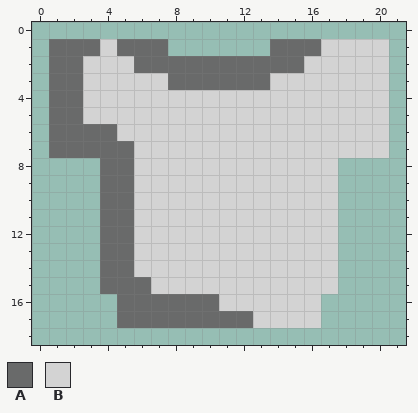
One commit to this pixel-art file: AspriteAssets/Shirt Blank.aseprite. The picture above is the old version.
22x19 pixels, 1 frame.
Palette (. is transparent): A #696a6a  B #d3d3d3
Pixels before, first column x 1:
 1 AAABAAA......AAABBBB
 2 AABBBAAAAAAAAAABBBBB
 3 AABBBBBAAAAAABBBBBBB
 4 AABBBBBBBBBBBBBBBBBB
 5 AABBBBBBBBBBBBBBBBBB
 6 AAAABBBBBBBBBBBBBBBB
 7 AAAAABBBBBBBBBBBBBBB
 8 ...AABBBBBBBBBBBB...
 9 ...AABBBBBBBBBBBB...
10 ...AABBBBBBBBBBBB...
11 ...AABBBBBBBBBBBB...
12 ...AABBBBBBBBBBBB...
13 ...AABBBBBBBBBBBB...
14 ...AABBBBBBBBBBBB...
15 ...AAABBBBBBBBBBB...
16 ....AAAAAABBBBBB....
17 ....AAAAAAAABBBB....
And afterwards:
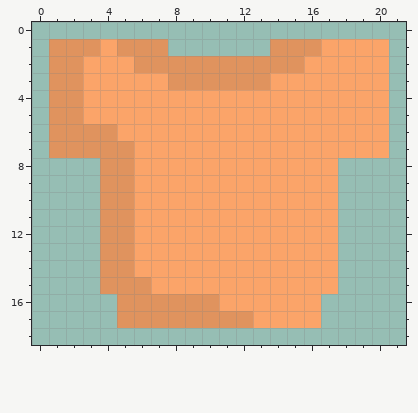
What changed:
{"colour":"A","old":"#696a6a","new":"#e0935e"}
{"colour":"B","old":"#d3d3d3","new":"#fba469"}
